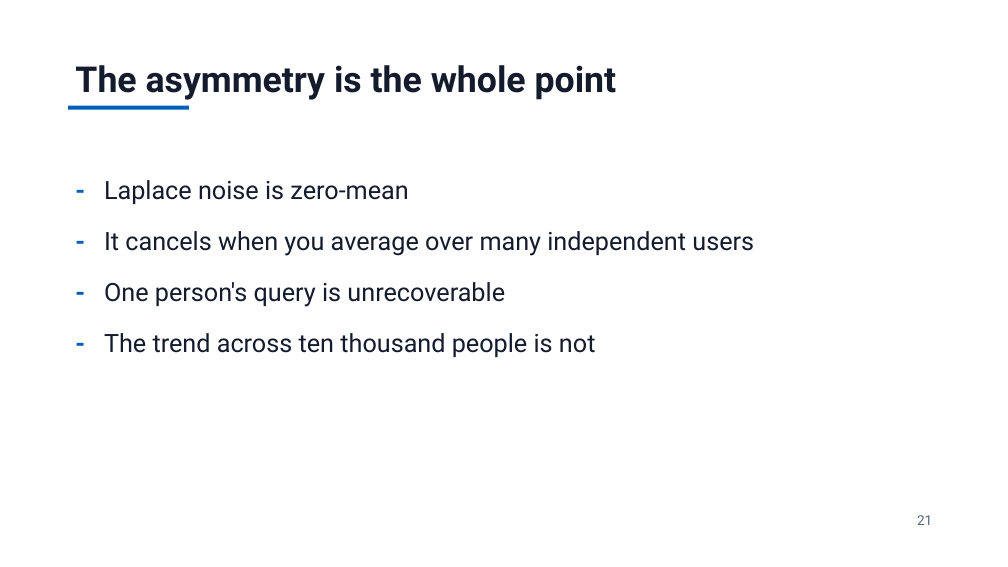
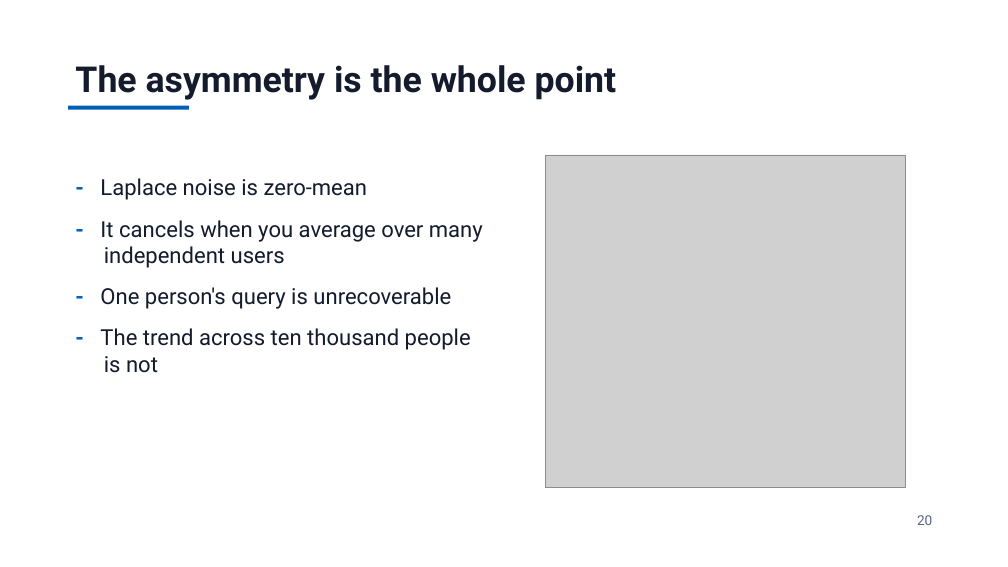
Before and after one commit to jzonthemtn/ldp-for-search, a slide deck: slide 20 of ldp_for_search_slides.pptx (slide 21 before the commit). Drawn at 1008x567 pixels with LibreOffice and Linux fonts; fonts in the diff are those of the drawing; grey boxes stand for pictures. Boxes give left, top, right and bottom in pixels: in the first picture for what was removed or moved away, otherwise in the second. Text is boxed around its words. In the diff, an @@ line names an element or a change of style, - is before the commit and + after.

```diff
--- a/ldp_for_search_slides.pptx
+++ b/ldp_for_search_slides.pptx
@@ text "- Laplace noise is zero-mean" at (x1=100, y1=178, x2=483, y2=373): size 24 to 21 pt; less space between paragraphs @@
@@ picture added at (x1=546, y1=155, x2=906, y2=488) @@
@@ text at (x1=917, y1=515, x2=932, y2=525): text changed @@
-21
+20
```
Also in this commit, not shown: 25 other slides changed, 2 slides added, 3 slides removed, 20 other files.
